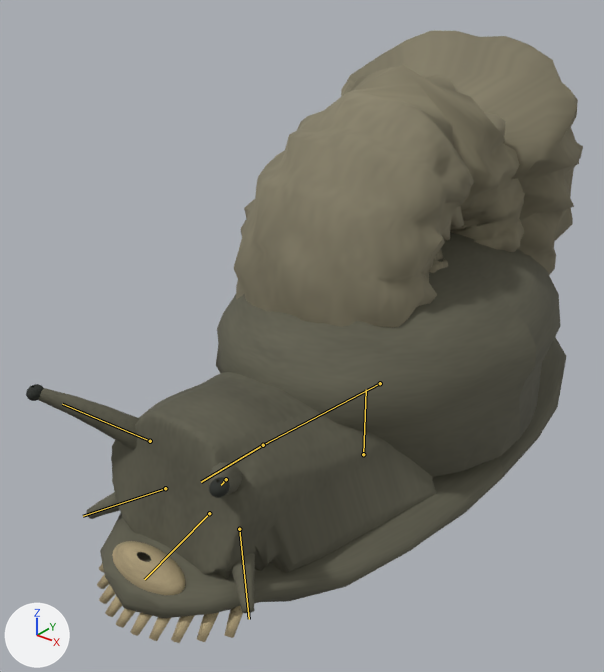
Two versions of the glTF model outputs/AshenOathTheRoadBetweenCrowns/assets_external/design_pack_v1/creatures/M17_Cairn_Mother.glb, one commit apart.
The view is the same before and after, from a 50 mm lens placed at (1.95, -2.93, 2.35), pointed at (-0.2, -0.24, 0.68). Lighting does not change. The marker at lower left points along +X, +Y and +Z. The first picture is the older version. Both versions are drawn at frame 39 of the action 'Feed'; the numbers are the values there. The bones that bend it are drawn over the model as lines.

Names of what the first picture shows: 'M17_RuntimeAssembly'.
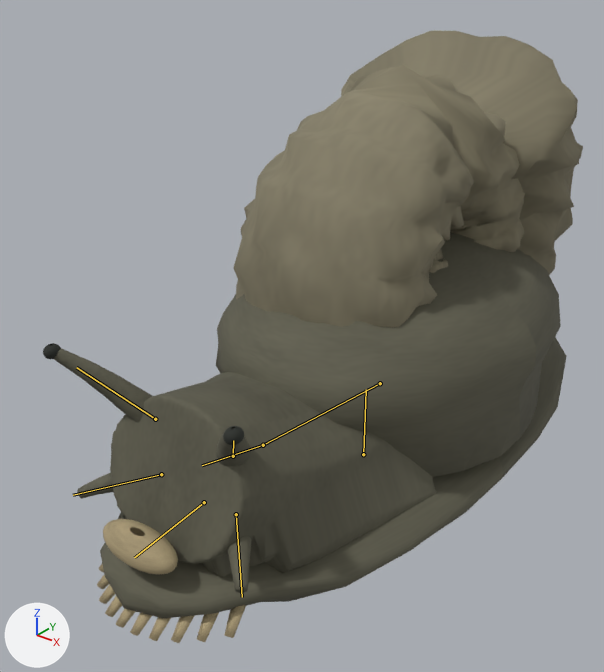
Boxes (x1, y1, x2, y2) around the edits, measured in the pictures (604 x 672 px):
'M17_RuntimeAssembly', posed: before (26, 31, 583, 643); after (43, 31, 583, 643)
bone 'Head', root to tip: before (263, 445) to (201, 482); after (263, 445) to (202, 465)
bone 'EyeStalk1', root to tip: before (226, 479) to (221, 485); after (233, 456) to (233, 440)
bone 'EyeStalk-1', root to tip: before (150, 441) to (62, 404); after (155, 419) to (76, 367)
bone 'Jaw', root to tip: before (209, 513) to (144, 579); after (204, 502) to (134, 557)

The change in detail:
Bone 'Head' (bone_head) turns from (13, 0, 0) to (1, 0, 0) degrees about its own x, y and z.
Bone 'EyeStalk1' (bone_eyestalk1) turns from (0, 0, 0) to (2, 0, 0) degrees about its own x, y and z.
Bone 'EyeStalk-1' (bone_eyestalk_1) turns from (0, 0, 0) to (2, 0, 0) degrees about its own x, y and z.
Bone 'Jaw' (bone_jaw) turns from (0, 0, 0) to (2, 0, 0) degrees about its own x, y and z.
